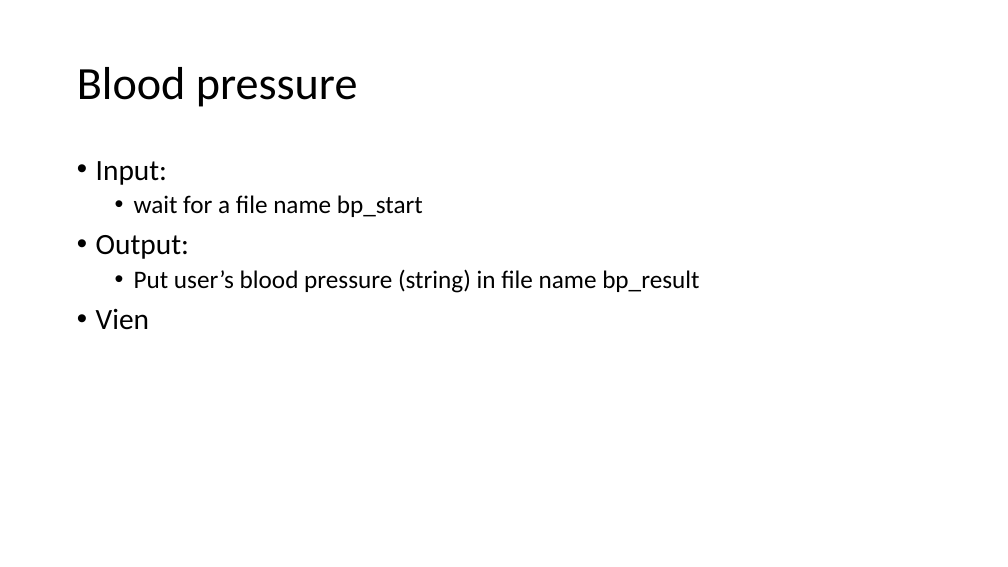
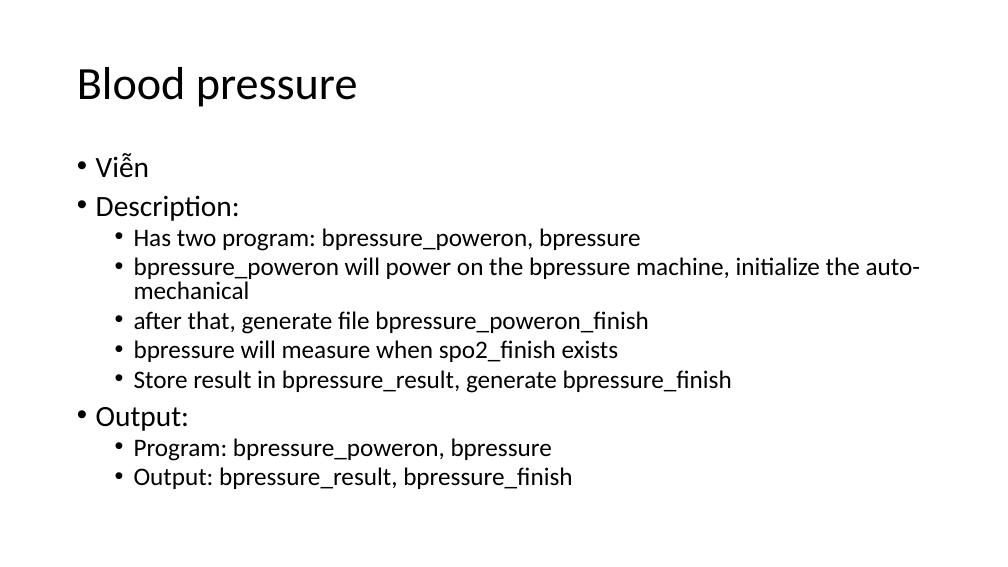
Before and after one commit to nguyenphu27/MyThesis, a slide deck: slide 14 of 00_Document/00_development_process/PPT_FunctionSpecification_R00.pptx (slide 10 before the commit). Drawn at 1008x567 pixels with LibreOffice and Linux fonts; fonts in the diff are those of the drawing. Boxes give left, top, right and bottom in pixels: in the first picture for what was removed or moved away, otherwise in the second. Text is boxed around its words. In the diff, an @@ line names an element or a change of style, - is before the commit and + after.

```diff
--- a/00_Document/00_development_process/PPT_FunctionSpecification_R00.pptx
+++ b/00_Document/00_development_process/PPT_FunctionSpecification_R00.pptx
@@ text at (96,153,921,393): text changed @@
-• Input:
-  • wait for a file name bp_start
+• Viễn
+• Description:
+  • Has two program: bpressure_poweron, bpressure
+  • bpressure_poweron will power on the bpressure machine, initialize the auto-mechanical
+  • after that, generate file bpressure_poweron_finish
+  • bpressure will measure when spo2_finish exists
+  • Store result in bpressure_result, generate bpressure_finish
@@ text at (96,407,189,431): line spacing 0.9 to 0.8 @@
@@ text at (134,438,572,489): text changed @@
-  • Put user’s blood pressure (string) in file name bp_result
-• Vien
+  • Program: bpressure_poweron, bpressure
+  • Output: bpressure_result, bpressure_finish
```
Also in this commit, not shown: 16 other slides changed, 1 slide added, 2 other files.
